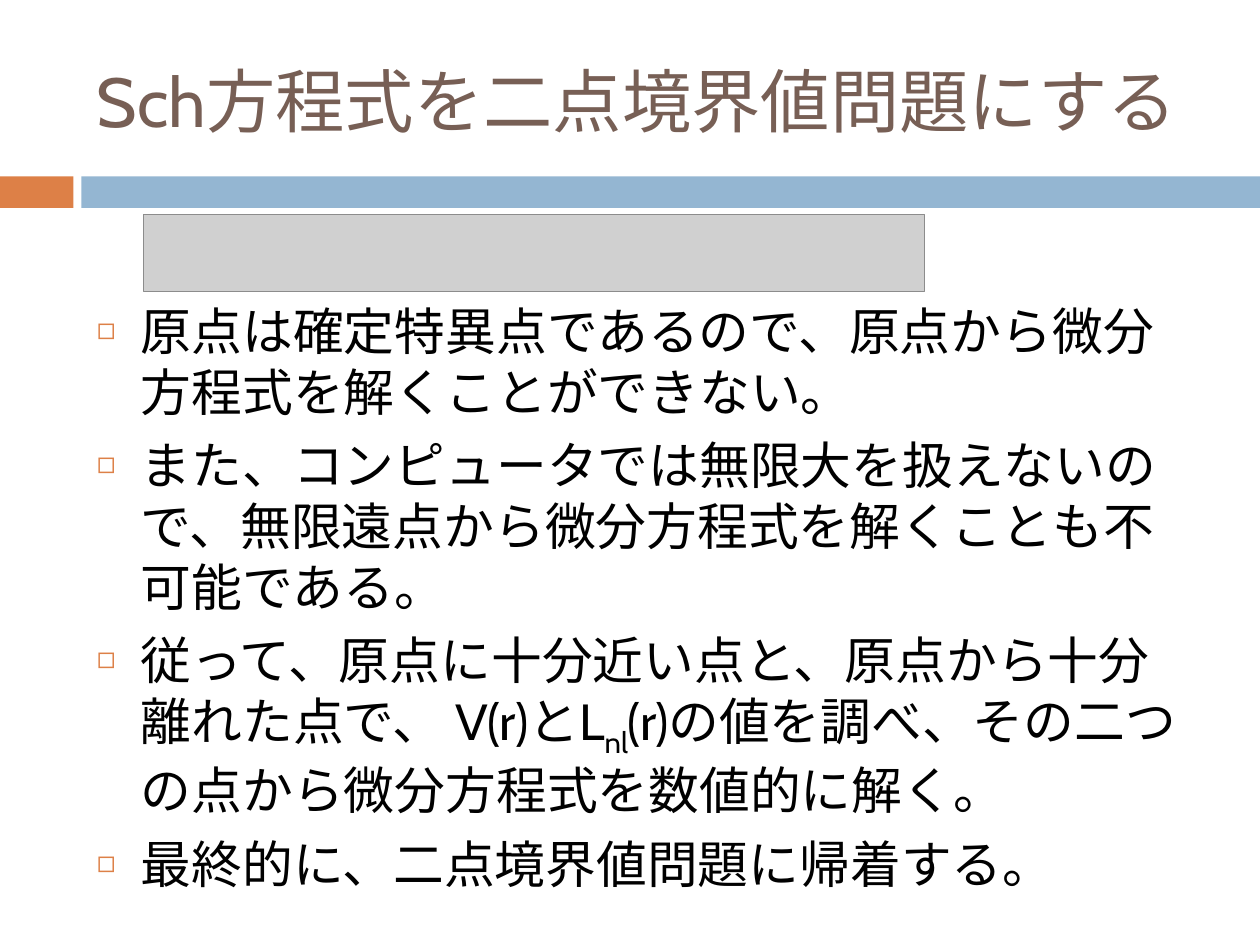
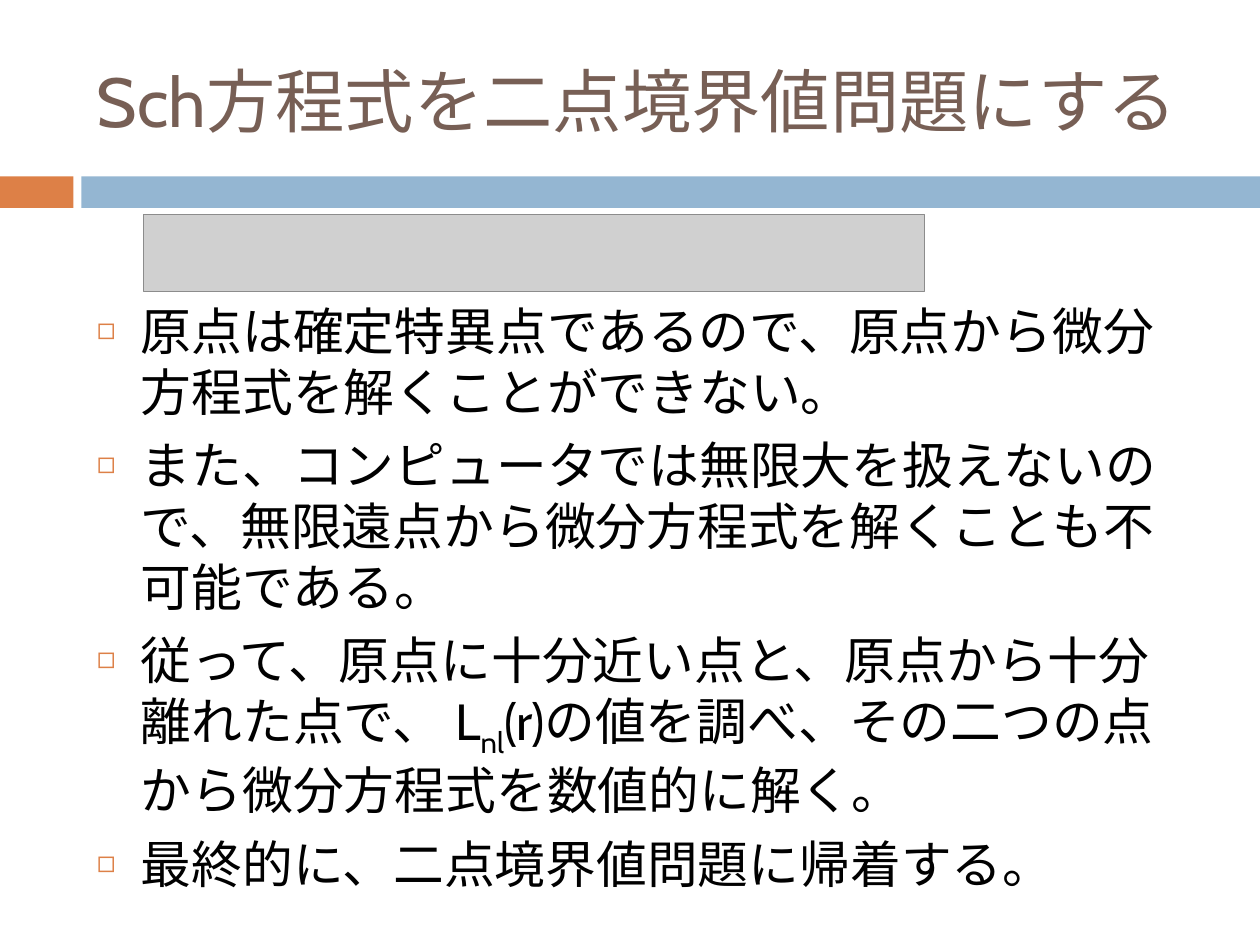
Before and after one commit to dc1394/fukui_sono2, a slide deck: slide 10 of 福井技術者の集いその2_発表資料スライド.pptx. Drawn at 1260x945 pixels with LibreOffice and Linux fonts; fonts in the diff are those of the drawing; grey boxes stand for pictures. Boxes give left, top, right and bottom in pixels: in the first picture for what was removed or moved away, otherwise in the second. Text is boxed around its words. In the diff, an @@ line names an element or a change of style, - is before the commit and + after.

Commit message:
福井技術者の集いその2発表資料スライド加筆

```diff
--- a/福井技術者の集いその2_発表資料スライド.pptx
+++ b/福井技術者の集いその2_発表資料スライド.pptx
@@ text at (x1=141, y1=636, x2=1154, y2=813): text changed @@
-◻ 従って、原点に十分近い点と、原点から十分離れた点で、 V(r)とLnl(r)の値を調べ、その二つの点から微分方程式を数値的に解く。
+◻ 従って、原点に十分近い点と、原点から十分離れた点で、 Lnl(r)の値を調べ、その二つの点から微分方程式を数値的に解く。
```
Also in this commit, not shown: 10 other slides changed, 6 slides added, 10 slides removed, 16 other files.
